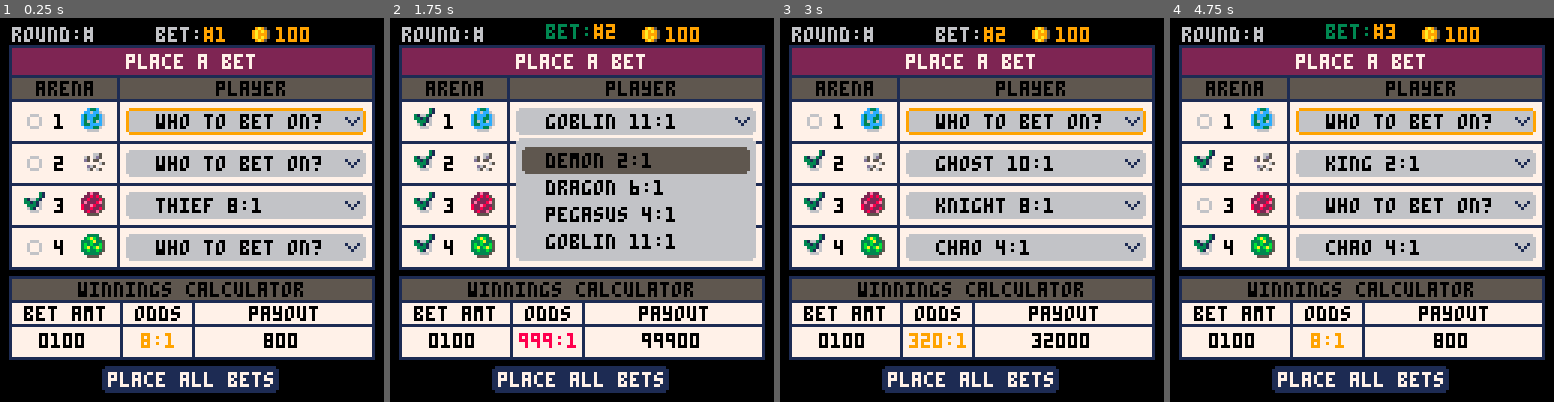
Above: before the commit, frames 1-4 (left to right).
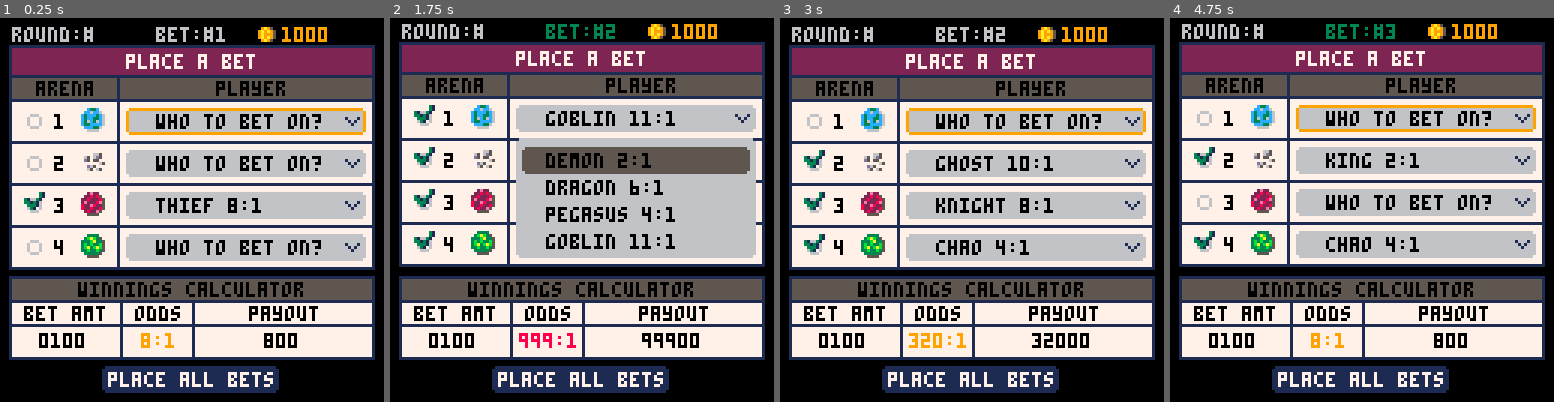
Above: after the commit, the same moments.

Repository: suspicious-smoke/club-bets-pico8
Game: PICO-8 cartridge club-bets.p8
Two runs of this game, one before a commit and one after it. Both use one fixed random seed, a clock stepped at 60 frames per second and the inputs below.
Inputs:
- Up to frame 1 (0.25 s): no input
- Up to frame 2 (1.75 s): tap X (X key) at 0.33, 1.07 s; tap O (Z key) at 0.7, 1.7 s; hold Right from 1.6 s (still down)
- Up to frame 3 (3 s): tap X (X key) at 1.85, 2.97 s; release Right at 2.1 s; tap O (Z key) at 2.1, 2.5, 2.9 s; hold Up 2.15-2.42 s; hold Right from 2.47 s (still down)
- Up to frame 4 (4.75 s): release Right at 3.03 s; hold Left 3.08-3.58 s; tap O (Z key) every 0.4 s from 3.3 to 4.5 s; hold Down 3.63-3.97 s; hold Right 4.02-4.68 s; tap X (X key) at 4.08 s; hold Up from 4.73 s (still down)

The runs differ from the first frame. In frame 1, 0.5% of the frame differs, in the area x 53-86%, y 2-7%; in frame 2, 13%; in frame 3, 0.6%; in frame 4, 21%, in the area x 2-98%, y 1-66%.

Commit message:
bet bounce on change

Diff:
--- a/club-bets.p8
+++ b/club-bets.p8
@@ -195,28 +195,28 @@
 end
 
 function drw_betpage()
-	print("round:#",4,3,6)
-	print("bet:\f9#"..bet_sel,52,3+bet_off,6+3*bet_off)
-	spr(108,83,1)--money
-	print("100",92,3,9)
-	rrectfill(4,10,120,74,0,7)--ticket
-	rrect(3,9,122,75,0,1)--outline
-	rrectfill(4,10,120,9,0,2)--red area
-	print("place a bet",42,12,7)
-	rrectfill(4,20,120,8,0,5)--grey area
-	line(3,19,124,19,1)--hline
-	line(39,19,39,83,1)--vline
-	print("arena",12,21,0)
-	print("player",72,21,0)
+	print("round:#",4,3+bet_off,6)
+	print("bet:#"..bet_sel,52,3+bet_off,6+3*bet_off)
+	spr(108,85,1+bet_off)--coin
+	print("1000",94,3+bet_off,9)
+	rrectfill(4,10+bet_off,120,74,0,7)--ticket
+	rrect(3,9+bet_off,122,75,0,1)--outline
+	rrectfill(4,10+bet_off,120,9,0,2)--red area
+	print("place a bet",42,12+bet_off,7)
+	rrectfill(4,20+bet_off,120,8,0,5)--grey area
+	line(3,19+bet_off,124,19+bet_off,1)--hline
+	line(39,19+bet_off,39,83+bet_off,1)--vline
+	print("arena",12,21+bet_off,0)
+	print("player",72,21+bet_off,0)
 	--arenas
 	for i_arena=1,4 do
-		line(3,13+i_arena*14,124,13+i_arena*14,1)
-		rrectfill(42,16+i_arena*14,80,9,1,6)
+		line(3,13+i_arena*14+bet_off,124,13+i_arena*14+bet_off,1)
+		rrectfill(42,16+i_arena*14+bet_off,80,9,1,6)
 		if arena_sel==i_arena and bet_mode!=2 then
-			rrect(42,16+i_arena*14,80,9,1,9)
-		end
-		print(i_arena,18,18+i_arena*14,0)
-		spr(101+i_arena,27,16+i_arena*14)--planet
+			rrect(42,16+i_arena*14+bet_off,80,9,1,9)
+		end
+		print(i_arena,18,18+i_arena*14+bet_off,0)
+		spr(101+i_arena,27,16+i_arena*14+bet_off)--planet
 		--get player
 		chk_spr=106
 		local plyr_str="who to bet on?"
@@ -226,9 +226,9 @@
 				chk_spr=107
 			end
 		end
-		spr(chk_spr,8,16+i_arena*14)--check mark
-		print(plyr_str,52,18+i_arena*14,0)
-		spr(68,115,19+i_arena*14)
+		spr(chk_spr,8,16+i_arena*14+bet_off)--check mark
+		print(plyr_str,52,18+i_arena*14+bet_off,0)
+		spr(68,115,19+i_arena*14+bet_off)
 	end
 	draw_winning_calc()
 	--player select area
